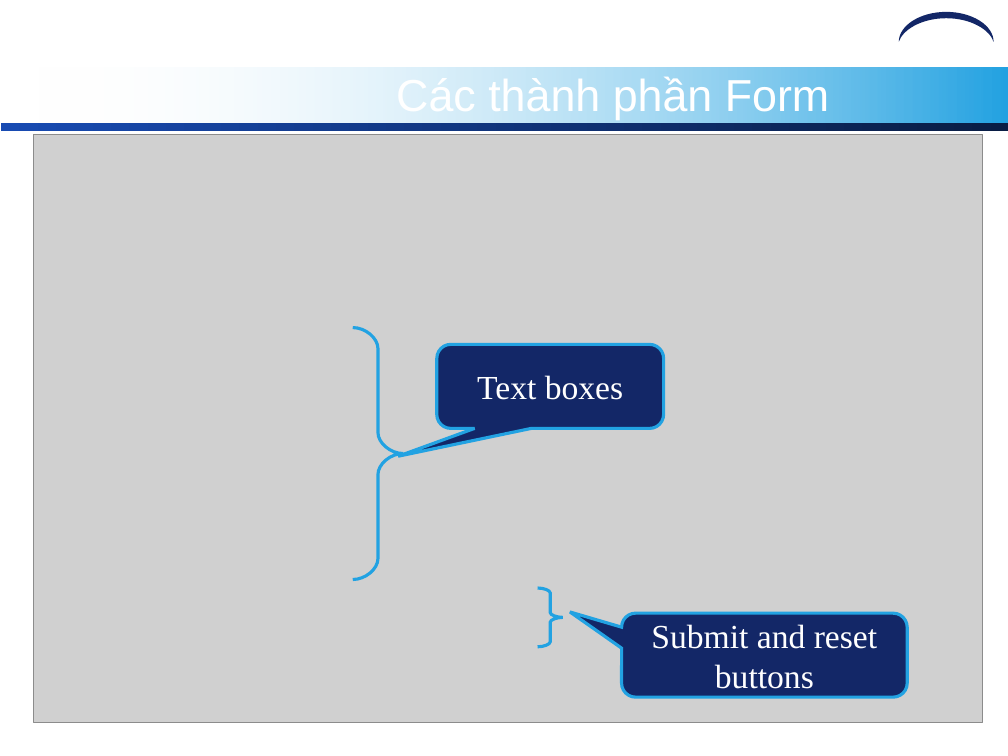
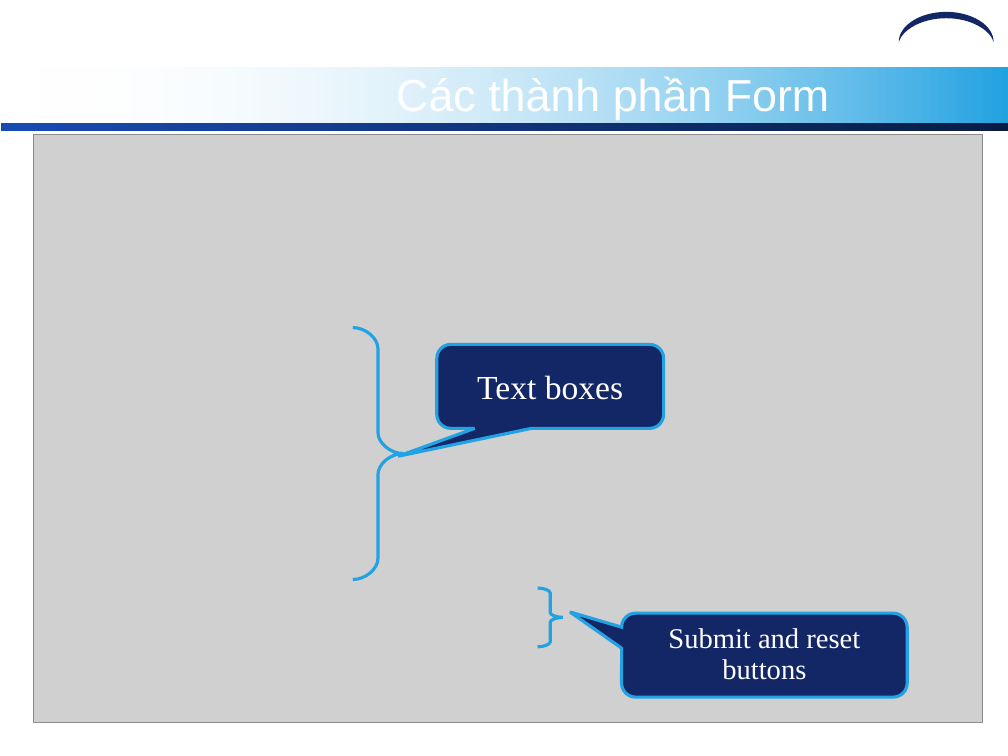
Before and after one commit to minhhangmta/MyDocuments_xx18, a slide deck: slide 11 of LA_PM/pro_la18_pm/03_Input/02_Basic/HTML/HTML_Form.ppt. Drawn at 1008x756 pixels with LibreOffice and Linux fonts; fonts in the diff are those of the drawing; grey boxes stand for pictures; background and template pictures are left out. Boxes give left, top, right and bottom in pixels: in the first picture for what was removed or moved away, otherwise in the second. Text is boxed around its words. In the diff, an @@ line names an element or a change of style, - is before the commit and + after.

```diff
--- a/LA_PM/pro_la18_pm/03_Input/02_Basic/HTML/HTML_Form.ppt
+++ b/LA_PM/pro_la18_pm/03_Input/02_Basic/HTML/HTML_Form.ppt
@@ rounded speech box "Submit and reset buttons" at (x1=622, y1=613, x2=907, y2=697): size 24 to 20.4 pt; line spacing 1 to 0.9 @@
```
Also in this commit, not shown: 2 other slides changed, 4 other files.
